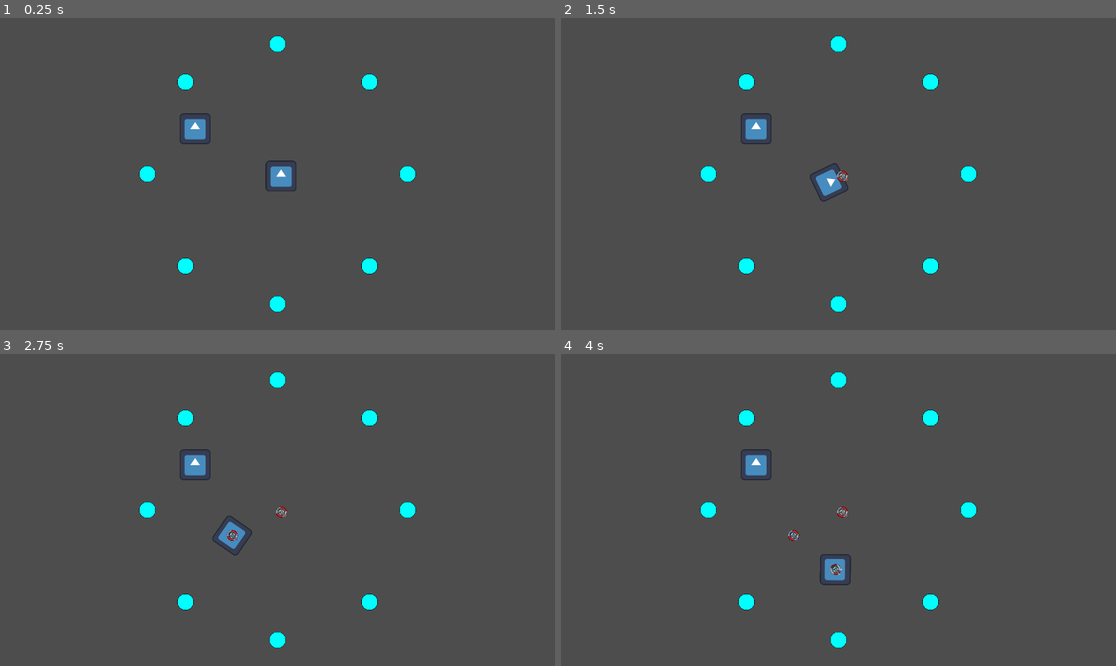
Above: before the commit, frames 1-4 (two rows, left to right).
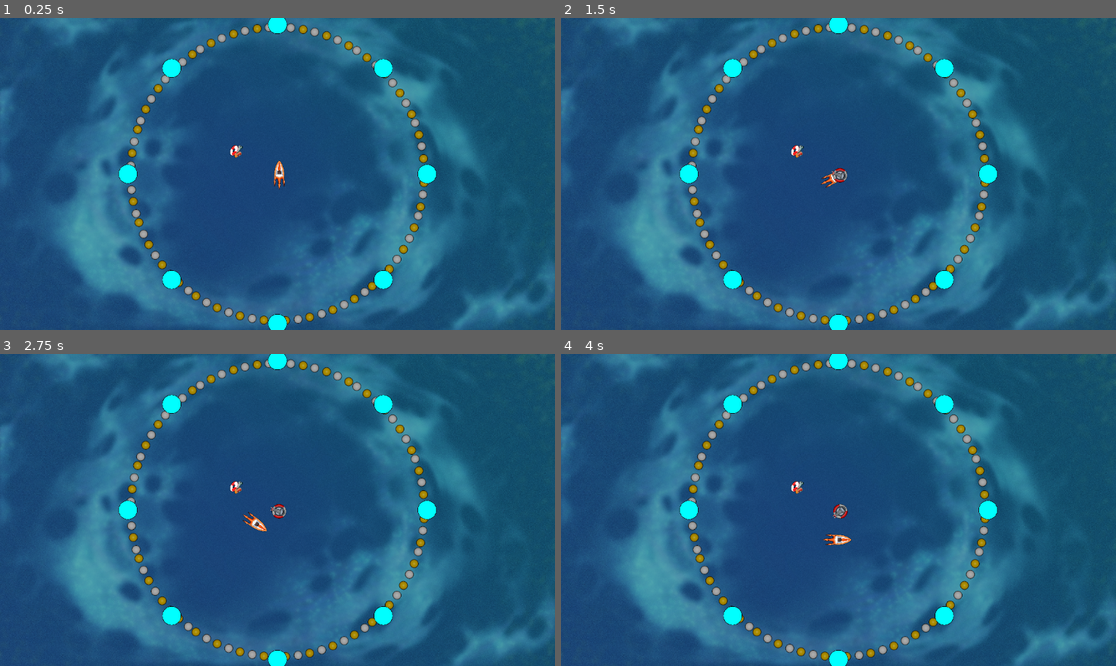
Above: after the commit, the same moments.

Repository: DarkerQueenSara/wave-defense
Game: Godot game, scene res://scenes/main_scene.tscn
Two runs of this game, one before a commit and one after it. Both use one fixed random seed, a clock stepped at 60 frames per second and the inputs below. The engine's default icon, where the game draws it, is replaced by a stand-in: a white triangle on a blue panel in a dark square.
Inputs:
- Up to frame 1 (0.25 s): no input
- Up to frame 2 (1.5 s): tap Enter at 0.5 s; hold Right (right) 0.53-1.28 s; tap X (towerMagnet) at 0.6 s; hold Down (down) from 1.28 s (still down); tap Z (towerNormal) at 1.35 s
- Up to frame 3 (2.75 s): release Down (down) at 2.03 s; hold Right (right) from 2.03 s (still down); tap C (towerRepel) at 2.1 s
- Up to frame 4 (4 s): release Right (right) at 2.78 s; hold Up (up) 2.78-3.53 s; tap X (towerMagnet) at 2.85 s; hold A (left) from 3.53 s (still down); tap Z (towerNormal) at 3.6 s

The runs differ from the first frame. In frame 1, 100% of the frame differs, in the area x 0-100%, y 0-100%; in frame 2, 100%; in frame 3, 100%; in frame 4, 100%.
Error after the commit: Invalid assignment of property or key 'currentLookAt' with value of type 'Vector2' on a base object of type 'CharacterBody2D (player.gd)'. (res://scripts/magne…

Commit message:
Added sprites/made turrets point to neares

Diff:
--- a/scenes/main_scene.tscn
+++ b/scenes/main_scene.tscn
@@ -1,19 +1,24 @@
-[gd_scene load_steps=9 format=3 uid="uid://cnv7cm5518vrg"]
+[gd_scene load_steps=10 format=3 uid="uid://cnv7cm5518vrg"]
 
 [ext_resource type="Script" path="res://scripts/spawn_point_holder.gd" id="1_a83y2"]
+[ext_resource type="Texture2D" uid="uid://cdkj88yg8ia8k" path="res://sprites/BACKGROUND.png" id="1_c87l1"]
 [ext_resource type="Texture2D" uid="uid://ij0awmc3l22c" path="res://sprites/800px-Circle_-_black_simple.svg.png" id="1_wl7kx"]
 [ext_resource type="PackedScene" uid="uid://bcdknyqdtg00g" path="res://scenes/normal_enemy.tscn" id="2_ypghi"]
 [ext_resource type="PackedScene" uid="uid://qp5t131wopr4" path="res://scenes/fast_enemy.tscn" id="3_6ibv2"]
 [ext_resource type="PackedScene" uid="uid://dy5ntwxdt68ld" path="res://scenes/slow_enemy.tscn" id="4_6klbo"]
 [ext_resource type="PackedScene" uid="uid://dgby8l02jp44x" path="res://scenes/player.tscn" id="4_uuxnm"]
 [ext_resource type="PackedScene" uid="uid://nof136r48xpt" path="res://scenes/wave.tscn" id="5_pfcyh"]
-[ext_resource type="PackedScene" path="res://scenes/resource.tscn" id="5_vbinm"]
+[ext_resource type="PackedScene" uid="uid://dsxrgj1pkbayt" path="res://scenes/resource.tscn" id="5_vbinm"]
 
 [node name="MainScene" type="Node2D"]
 
+[node name="Background" type="Sprite2D" parent="."]
+scale = Vector2(2.4, 2.4)
+texture = ExtResource("1_c87l1")
+
 [node name="Camera2D" type="Camera2D" parent="."]
 scale = Vector2(0.1, 0.1)
-zoom = Vector2(0.5, 0.5)
+zoom = Vector2(0.25, 0.25)
 
 [node name="EnemyWaveTimer" type="Timer" parent="."]
 wait_time = 5.0
@@ -26,6 +31,7 @@
 [node name="CenterIsland" type="Node2D" parent="."]
 
 [node name="SpawnPointHolder" type="Node2D" parent="." node_paths=PackedStringArray("spawnPoints")]
+scale = Vector2(2.3, 2.3)
 script = ExtResource("1_a83y2")
 startingEnemies = 2
 enemyGrowthFactor = 0.5
--- a/scenes/player.tscn
+++ b/scenes/player.tscn
@@ -1,30 +1,37 @@
-[gd_scene load_steps=5 format=3 uid="uid://dgby8l02jp44x"]
+[gd_scene load_steps=6 format=3 uid="uid://dgby8l02jp44x"]
 
 [ext_resource type="Script" path="res://scripts/player.gd" id="1_5ngd4"]
-[ext_resource type="Texture2D" uid="uid://dpwdebvfesywv" path="res://icon.svg" id="1_s4rk2"]
+[ext_resource type="Texture2D" uid="uid://dvmw88f352c2o" path="res://sprites/JET_Static.png" id="2_amtyy"]
 
 [sub_resource type="RectangleShape2D" id="RectangleShape2D_5t2bw"]
 size = Vector2(25.5, 24)
 
 [sub_resource type="RectangleShape2D" id="RectangleShape2D_20l10"]
-size = Vector2(135, 133)
+size = Vector2(100, 248)
+
+[sub_resource type="CircleShape2D" id="CircleShape2D_rnbrv"]
 
 [node name="Player" type="CharacterBody2D" groups=["player"]]
 script = ExtResource("1_5ngd4")
 
 [node name="CollisionShape2D" type="CollisionShape2D" parent="."]
-position = Vector2(4, -2)
 shape = SubResource("RectangleShape2D_5t2bw")
 disabled = true
 
 [node name="Sprite2D" type="Sprite2D" parent="."]
-texture = ExtResource("1_s4rk2")
+texture = ExtResource("2_amtyy")
 
 [node name="Area2D" type="Area2D" parent="." groups=["player"]]
 collision_mask = 255
 
 [node name="CollisionShape2D" type="CollisionShape2D" parent="Area2D"]
-position = Vector2(-2, -1)
+position = Vector2(0, 1)
 shape = SubResource("RectangleShape2D_20l10")
 
+[node name="StaticBody2D" type="StaticBody2D" parent="."]
+
+[node name="CollisionShape2D" type="CollisionShape2D" parent="StaticBody2D"]
+scale = Vector2(2, 2)
+shape = SubResource("CircleShape2D_rnbrv")
+
 [connection signal="area_entered" from="Area2D" to="." method="_on_area_2d_area_entered"]
--- a/scenes/projectile_turret.tscn
+++ b/scenes/projectile_turret.tscn
@@ -10,11 +10,11 @@
 projectile = ExtResource("3_37qyx")
 
 [node name="Sprite2D" parent="." index="0"]
-rotation = 0.127409
+rotation = -0.785398
 texture = ExtResource("4_6lk7u")
 
 [node name="CollisionShape2D" parent="Area2D" index="0"]
-scale = Vector2(50, 50)
+visible = true
 
 [node name="Timer" type="Timer" parent="." index="2"]
 autostart = true
--- a/scenes/resource.tscn
+++ b/scenes/resource.tscn
@@ -1,7 +1,7 @@
-[gd_scene load_steps=4 format=3 uid="uid://0mov2oufl77v"]
+[gd_scene load_steps=4 format=3 uid="uid://dsxrgj1pkbayt"]
 
-[ext_resource type="Texture2D" uid="uid://dpwdebvfesywv" path="res://icon.svg" id="1_28xx6"]
 [ext_resource type="Script" path="res://scripts/resource.gd" id="1_ui7wl"]
+[ext_resource type="Texture2D" uid="uid://tyvhnjjkenwc" path="res://sprites/Collectible.png" id="2_3a8jj"]
 
 [sub_resource type="RectangleShape2D" id="RectangleShape2D_n5ws3"]
 size = Vector2(124, 130)
@@ -10,7 +10,7 @@
 script = ExtResource("1_ui7wl")
 
 [node name="Sprite2D" type="Sprite2D" parent="."]
-texture = ExtResource("1_28xx6")
+texture = ExtResource("2_3a8jj")
 
 [node name="CollisionShape2D" type="CollisionShape2D" parent="."]
 shape = SubResource("RectangleShape2D_n5ws3")
--- a/scenes/turret_base.tscn
+++ b/scenes/turret_base.tscn
@@ -1,23 +1,23 @@
 [gd_scene load_steps=5 format=3 uid="uid://nllg77omh6tn"]
 
 [ext_resource type="Script" path="res://scripts/turret_base.gd" id="1_epptn"]
-[ext_resource type="Texture2D" uid="uid://dpwdebvfesywv" path="res://icon.svg" id="2_tuc33"]
+[ext_resource type="Texture2D" uid="uid://bx7w3dfm2n6sh" path="res://sprites/T1.png" id="2_0a5ir"]
 
 [sub_resource type="CircleShape2D" id="CircleShape2D_y0xya"]
-radius = 30.0167
+radius = 200.0
 
 [sub_resource type="CircleShape2D" id="CircleShape2D_7qd4m"]
-radius = 32.0624
+radius = 150.0
 
 [node name="TurretBase" type="Node2D"]
 script = ExtResource("1_epptn")
 
 [node name="Sprite2D" type="Sprite2D" parent="."]
-scale = Vector2(0.375, 0.375)
-texture = ExtResource("2_tuc33")
+rotation = -0.785398
+texture = ExtResource("2_0a5ir")
 
 [node name="Marker2D" type="Marker2D" parent="Sprite2D"]
-position = Vector2(50, 0)
+position = Vector2(56, 55)
 
 [node name="Area2D" type="Area2D" parent="."]
 
--- a/scripts/projectile_turret.gd
+++ b/scripts/projectile_turret.gd
@@ -2,62 +2,12 @@
 
 @export var projectile: PackedScene;
 
-var enemy;
-
 @onready var collision_shape_2d: CollisionShape2D = $Area2D/CollisionShape2D
-
-func _init() -> void:
-	#collision_shape_2d.scale
-	pass
-func _physics_process(delta: float) -> void:
-	if (enemy_array.size() > 0):
-		select_enemy();
-		turn()
-
-func select_enemy():
-	var enemy_progress_array = [];
-	for i in enemy_array:
-		enemy_progress_array.append(i.global_position.distance_to(Vector2(0,0)));
-		#enemy_progress_array.append(i.global_position.distance_to(global_position));
-	var closest_distance = enemy_progress_array.min();
-	var enemy_index = enemy_progress_array.find(closest_distance);
-	enemy = enemy_array[enemy_index];
-	#enemy = enemy_progress_array[enemy_index];
-	#if enemy_array.is_empty():
-		#return  # Prevent errors if there are no enemies
-	#
-	#var closest_enemy = null
-	#var closest_distance = INF  # Start with a very large number
-	#
-	#for i in enemy_array:
-		#var distance = i.global_position.distance_to(Vector2(0,0))
-		#if distance < closest_distance:
-			#closest_distance = distance
-			#closest_enemy = i
-	#
-	#enemy = closest_enemy  # Assign the closest enemy
-
-func turn():
-	if enemy: $Sprite2D.look_at(enemy.global_position);
 
 func fire():
 	var b = projectile.instantiate();
-	#get_tree().root.add_child(b);
 	get_parent().add_child(b)
 	b.transform = $Sprite2D/Marker2D.global_transform;
 
 func _on_timer_timeout() -> void:
-	#if !enemy_progress_array.is_empty():
 	fire();
-#
-#func _on_area_2d_body_entered(body: Node2D) -> void:
-	#print("here1")
-	#super(body);
-	##body.get_parent().look_at(self.global_position);
-#
-#func _on_area_2d_body_exited(body: Node2D) -> void:
-	#print("here2")
-	#if (body.is_in_group("enemies")):
-		#print("here3")
-		#super(body);
-	##body.get_parent().look_at(Vector2(0,0));
--- a/scripts/turret_base.gd
+++ b/scripts/turret_base.gd
@@ -7,6 +7,7 @@
 signal t_collision
 var activation_time = 0
 var enemy_array = [];
+var enemy;
 
 func _ready() -> void:
 	activation_time = Time.get_ticks_msec()
@@ -14,6 +15,23 @@
 	for child in rootChildren:
 		if (child.is_in_group("player")):
 			t_collision.connect(child.t_collision_func)
+
+func _physics_process(delta: float) -> void:
+	if (enemy_array.size() > 0):
+		select_enemy();
+		turn()
+
+func select_enemy():
+	var enemy_progress_array = [];
+	for i in enemy_array:
+		enemy_progress_array.append(i.global_position.distance_to(Vector2(0,0)));
+		#enemy_progress_array.append(i.global_position.distance_to(global_position));
+	var closest_distance = enemy_progress_array.min();
+	var enemy_index = enemy_progress_array.find(closest_distance);
+	enemy = enemy_array[enemy_index];
+
+func turn():
+	if enemy: $Sprite2D.look_at(enemy.global_position);
 
 func _on_area_2d_body_entered(body: Node2D) -> void:
 	print("add enemy")
@@ -27,11 +45,6 @@
 	else:
 		print("Enemy not found in array:", enemy)
 
-#func _on_area_2d_area_entered(area: Area2D) -> void:
-	#if (area.is_in_group("tower")):
-		#t_collision.emit(self)
-
-
 func _on_spawn_collision_area_entered(area: Area2D) -> void:
 	if (area.is_in_group("tower")):
 		t_collision.emit(self)
Binary file added: scenes/Collectible.png
Not shown, added: scenes/Collectible.png.import
Binary file added: sprites/Collectible.png
Not shown, added: sprites/Collectible.png.import
Binary file added: sprites/JET_Static.png
Not shown, added: sprites/JET_Static.png.import
